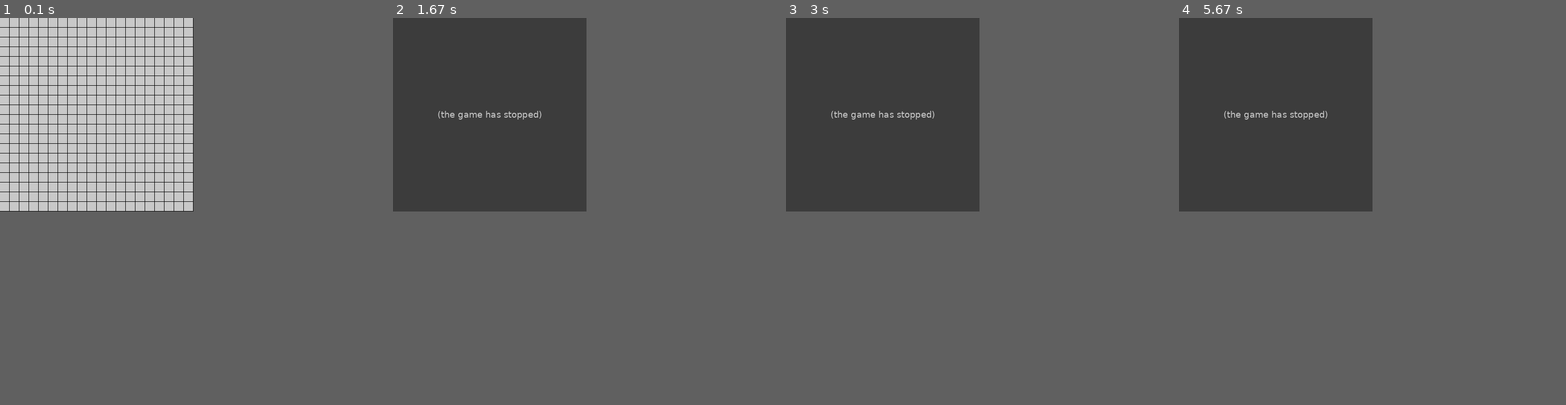
Above: before the commit, frames 1-4 (left to right).
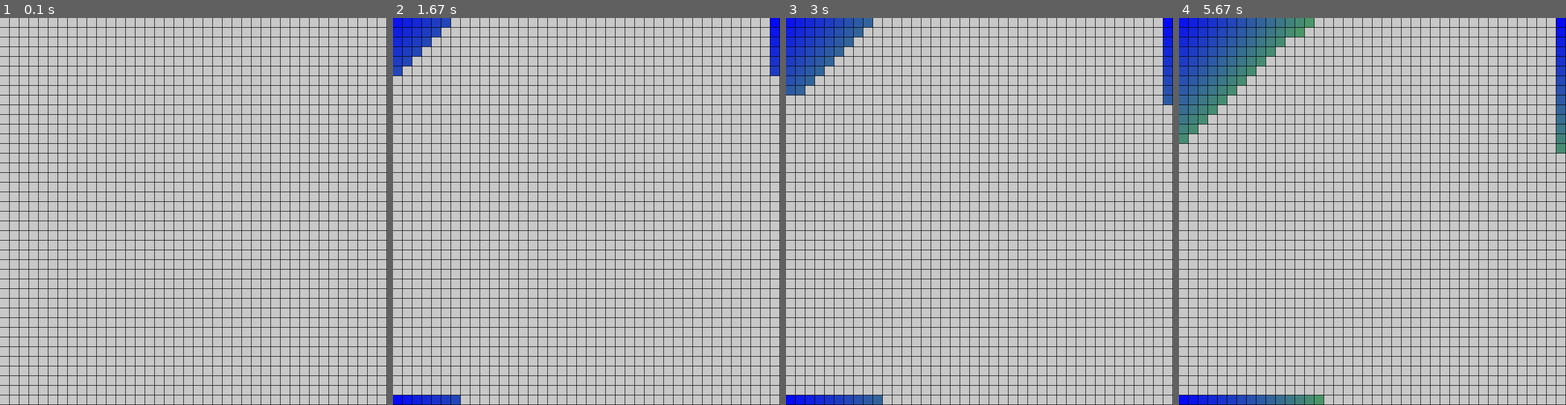
Above: after the commit, the same moments.

Repository: Logan-Ruf/Pathfinding-Visualiser-Python
Game: pygame game, started from EfficientPathAlgorithm.py
Two runs of this game, one before a commit and one after it. Both use one fixed random seed, a clock stepped at 60 frames per second and the inputs below.
Inputs:
- Up to frame 1 (0.1 s): no input
- Up to frame 2 (1.67 s): tap Enter at 0.33 s
- Up to frame 3 (3 s): no input
- Up to frame 4 (5.67 s): no input
In our replay, the window is 400x400 before the commit and 800x800 after it. These sizes can differ from the game's own. Grey fills any space a smaller window leaves; there, only what the larger window draws over its background counts as a difference.

The runs differ from the first frame. In frame 1, 7.3% of the frame differs, in the area x 0-100%, y 0-100%; in frame 2, 33%; in frame 3, 33%; in frame 4, 34%.
Error before the commit: IndexError: list index out of range (pathfinder2d.py line 27); the game stopped at 0.33 s (later frames are placeholders)

Commit message:
started Dijstra's algorithm

Diff:
--- a/EfficientPathAlgorithm.py
+++ b/EfficientPathAlgorithm.py
@@ -7,8 +7,8 @@
 
 #global parameters
 TILESIZE = 20
-MAPWIDTH = 20
-MAPHEIGHT = 20
+MAPWIDTH = 40
+MAPHEIGHT = 40
 
 #initialize pygame
 pygame.init()
@@ -50,9 +50,13 @@
             if event.key == K_RETURN:
                 isRunning = True
                 #start pathfinding
+
                 #pathFinder.pathAlgorithm2(mapMaker.startTile, mapMaker.endTile, grid.tiles)
-                mapMaker.findPath(pathFinder)
-                mapMaker.traversePath()
+
+                #mapMaker.findPath(pathFinder)
+                #mapMaker.traversePath()
+
+                pathFinder.dikjstra(mapMaker.startTile, mapMaker.endTile, grid.tiles, MAPWIDTH, MAPHEIGHT)
                 hasRun = True
             if event.key == K_DELETE:
                 grid.reset()
--- a/To-Do.txt
+++ b/To-Do.txt
@@ -1,21 +1,11 @@
 To Do List - In order of most important to least important.
 
 
-Merge pathfinder2d and pathfinder3 Files:
+Merge pathfinder2d and pathfinder3 Files:Done
+there is only PathFinder2D with 2 methods for each algorithm
 
-        Merge PathFinder2D and PathFinder2D Classes(URGENT):
 
-                Add a new method to the PathFinder2D Class to represent your
-                algorithm. Try to name it after whatever algorithm you will be
-                mimicking. Make sure there are no duplicate class names and that
-                every function can be accessed from a positiondata object.
-
-        Merge MapMaker and PositionData Classes:
-
-                PositonData already has methods to change start, end, and wall
-                tiles. Add whatever code you need to each of those methods for your
-                pathFinder method to work properly.
-
+Nic -
 
 Set up imports in the following order:
 
@@ -29,3 +19,5 @@
         modules needed should be imported through one of the other class files.
 
 Add more things to the To Do list. Lol
+
+Logan = create an code to implement dijkstra'a algorithm
--- a/classes/pathfinder2d.py
+++ b/classes/pathfinder2d.py
@@ -75,3 +75,61 @@
             pygame.display.update()
             #Wait a tenth of a second for the humans
             time.sleep(.1)
+
+    def dikjstra(self, startPos, endPos, gridArray, width, height):
+        '''
+        Welp, it's time to see if I can implement the famous Dijkstra's algorthm
+
+        How this should work:
+        Dijkstra's algorith works by always checking the closest path.
+        As soon as the end of the found it will always be the closest path.
+
+        how the code should work.
+
+        have an array that stores grid coordinates
+
+        start the algorith
+        check all neighboring positions
+        if
+        '''
+        gridArray[startPos[0]][startPos[1]].distance = 0
+
+        currentPos = startPos
+        unvisitedNodes = []
+
+        while True:
+            x, y = currentPos
+            currentDistance = gridArray[x][y].distance + 1
+            #make sure neighboring tiles are in bounds
+            #then if at shortest distance add it to unvisitedNodes
+            if x - 1 >= 0:
+                print("RUN 1")
+                if gridArray[x - 1][y].isWall != True:
+                    print("RUN 2")
+                    isShorter = False
+                    isShorter = gridArray[x - 1][y].isClosest(currentDistance, (x,y))
+                    if isShorter:
+                        print("RUN 3")
+                        unvisitedNodes.append((x-1,y))
+            if x + 1 < width:
+                if gridArray[x + 1][y].isWall != True:
+                    isShorter = False
+                    isShorter = gridArray[x + 1][y].isClosest(currentDistance, (x,y))
+                    if isShorter:
+                        unvisitedNodes.append((x+1,y))
+            if y - 1 >= 0:
+                if gridArray[x][y - 1].isWall != True:
+                    isShorter = False
+                    isShorter = gridArray[x][y - 1].isClosest(currentDistance, (x,y))
+                    if isShorter:
+                        unvisitedNodes.append((x,y-1))
+            if y + 1 < height:
+                if gridArray[x][y + 1].isWall != True:
+                    isShorter = False
+                    isShorter = gridArray[x][y + 1].isClosest(currentDistance, (x,y))
+                    if isShorter:
+                        unvisitedNodes.append((x,y+1))
+
+            pygame.display.update()
+            time.sleep(.05)
+            currentPos = unvisitedNodes.pop(0)
--- a/classes/tile.py
+++ b/classes/tile.py
@@ -14,6 +14,9 @@
         self.isEnd = False
         self.isWall = False
         self.DISPLAYSURF = DISPLAYSURF
+        #Dijkstra requirements
+        self.distance = None
+        self.parent= None
 
     #call pygame draw rectangle function
     def draw(self):
@@ -63,3 +66,21 @@
         self.reset()
         self.isEnd = True
         self.newColor((0, 0, 255))
+
+#dikjstra requirements
+    def isClosest(self, testDistance, testParent):
+        if self.distance != None:
+            if testDistance < self.distance:
+                self.distance = testDistance
+                self.parent = testParent
+                print("TILE COLOR CHANGED")
+                self.newColor((5*testDistance,10*testDistance,255-testDistance*10))
+                return True
+            else:
+                return False
+        else:
+            self.distance = testDistance
+            self.parent = testParent
+            print("TILE COLOR CHANGED")
+            self.newColor((5*testDistance,10*testDistance,255-testDistance*10))
+            return True
